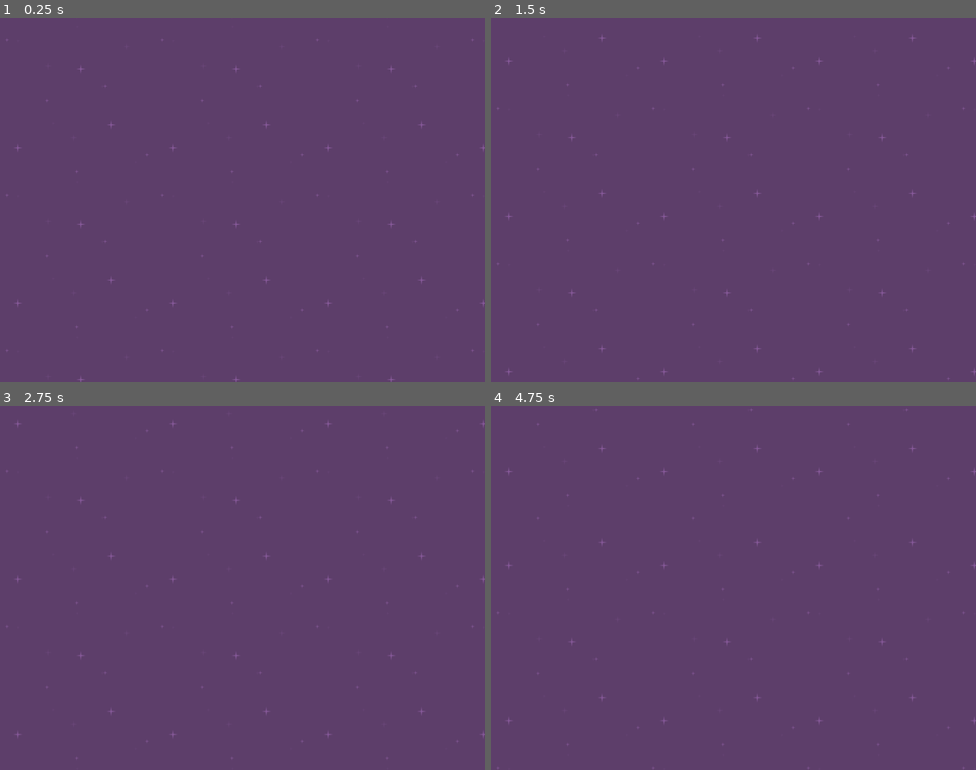
Above: before the commit, frames 1-4 (two rows, left to right).
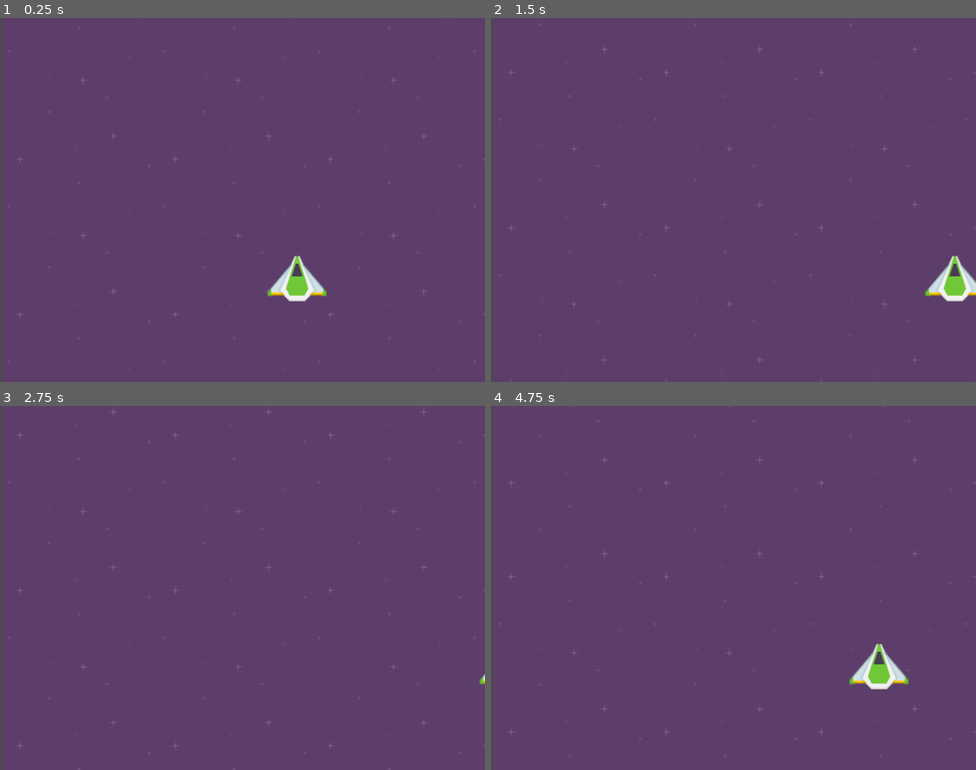
Above: after the commit, the same moments.

Repository: PaulSolheim/spaceattack-gruppe2
Game: Godot game, scene res://Main.tscn
Same seed, same stepped clock (60 frames per second), same inputs: the game is played once before the commit and once after it.
Inputs:
- Up to frame 1 (0.25 s): no input
- Up to frame 2 (1.5 s): hold Right (right, bound only after the commit) 0.53-1.28 s; hold Left (left, bound only after the commit) from 1.28 s (still down)
- Up to frame 3 (2.75 s): release Left (left, bound only after the commit) at 2.03 s; hold Right (right, bound only after the commit) from 2.03 s (still down)
- Up to frame 4 (4.75 s): release Right (right, bound only after the commit) at 3.53 s; hold Left (left, bound only after the commit) from 3.53 s (still down)

The runs differ from the first frame. In frame 1, 1.5% of the frame differs, in the area x 0-100%, y 0-100%; in frame 2, 1.5%; in frame 3, 0.8%; in frame 4, 1.6%.

Commit message:
etter 1. gang
etter 1. kurskveld.

Diff:
--- a/Main.tscn
+++ b/Main.tscn
@@ -1,7 +1,14 @@
-[gd_scene load_steps=2 format=2]
+[gd_scene load_steps=3 format=2]
 
 [ext_resource path="res://Background.tscn" type="PackedScene" id=1]
+[ext_resource path="res://Player.tscn" type="PackedScene" id=2]
 
 [node name="Main" type="Node" index="0"]
 
 [node name="Background" parent="." index="0" instance=ExtResource( 1 )]
+
+position = Vector2( 3.70117, 18.5062 )
+
+[node name="Player" parent="." index="1" instance=ExtResource( 2 )]
+
+position = Vector2( 490.414, 429.343 )
--- /dev/null
+++ b/Player.gd
@@ -0,0 +1,9 @@
+extends KinematicBody2D
+
+const SPEED = 500
+
+func _process(delta):
+	if Input.is_action_pressed("left"):
+		position.x -= SPEED * delta
+	elif Input.is_action_pressed("right"):
+		position.x += SPEED * delta
--- /dev/null
+++ b/Player.tscn
@@ -0,0 +1,25 @@
+[gd_scene load_steps=4 format=2]
+
+[ext_resource path="res://Player.gd" type="Script" id=1]
+[ext_resource path="res://sprites/playerShip3_green.png" type="Texture" id=2]
+
+[sub_resource type="CircleShape2D" id=1]
+
+custom_solver_bias = 0.0
+radius = 47.3275
+
+[node name="Player" type="KinematicBody2D"]
+
+input_pickable = false
+collision_layer = 1
+collision_mask = 1
+collision/safe_margin = 0.08
+script = ExtResource( 1 )
+
+[node name="CollisionShape2D" type="CollisionShape2D" parent="." index="0"]
+
+shape = SubResource( 1 )
+
+[node name="Sprite" type="Sprite" parent="." index="1"]
+
+texture = ExtResource( 2 )
--- a/project.godot
+++ b/project.godot
@@ -18,6 +18,15 @@
 
 window/size/width=800
 
+[input]
+
+left=[ Object(InputEventKey,"resource_local_to_scene":false,"resource_name":"","device":0,"alt":false,"shift":false,"control":false,"meta":false,"command":false,"pressed":false,"scancode":16777231,"unicode":0,"echo":false,"script":null)
+, Object(InputEventJoypadMotion,"resource_local_to_scene":false,"resource_name":"","device":0,"axis":0,"axis_value":-1.0,"script":null)
+ ]
+right=[ Object(InputEventKey,"resource_local_to_scene":false,"resource_name":"","device":0,"alt":false,"shift":false,"control":false,"meta":false,"command":false,"pressed":false,"scancode":16777233,"unicode":0,"echo":false,"script":null)
+, Object(InputEventJoypadMotion,"resource_local_to_scene":false,"resource_name":"","device":0,"axis":0,"axis_value":1.0,"script":null)
+ ]
+
 [rendering]
 
 environment/default_environment="res://default_env.tres"
